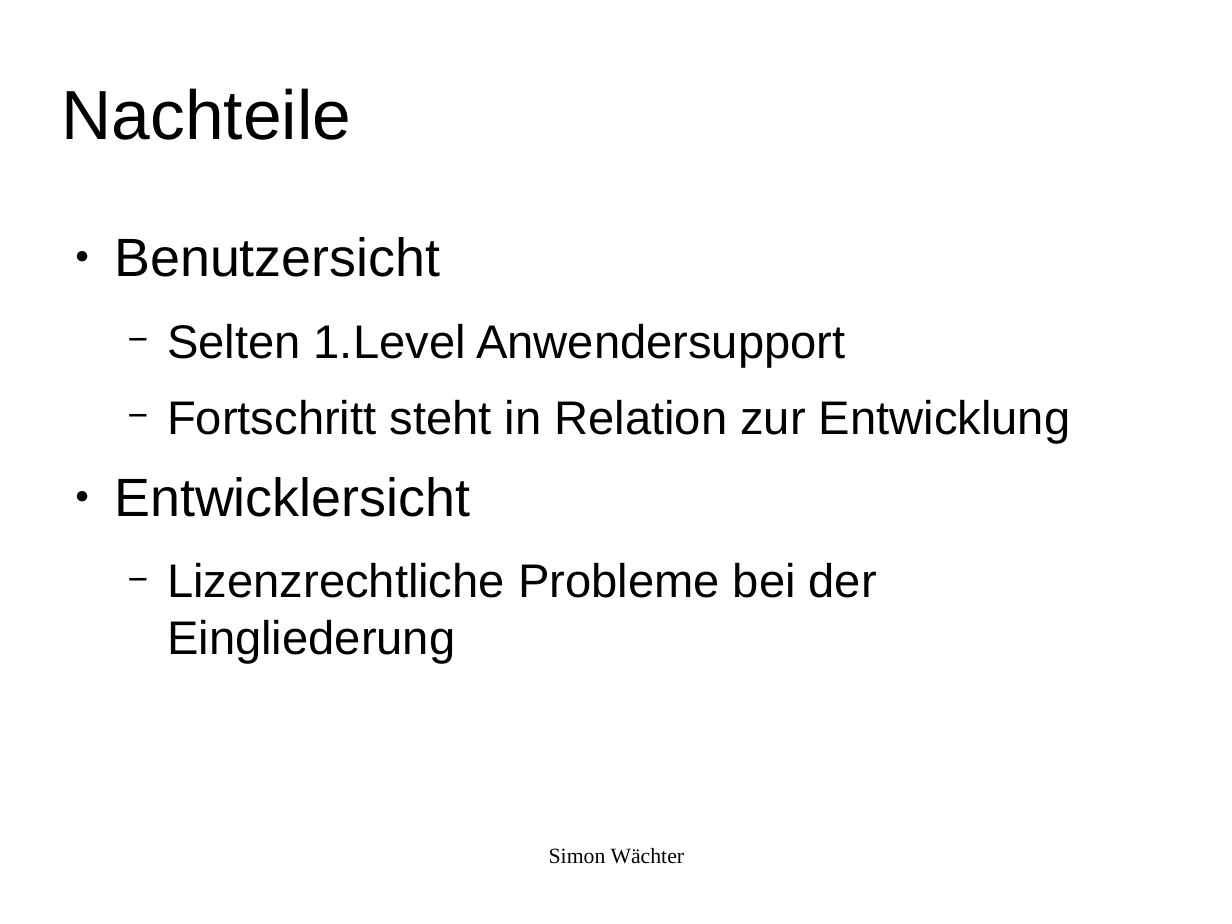
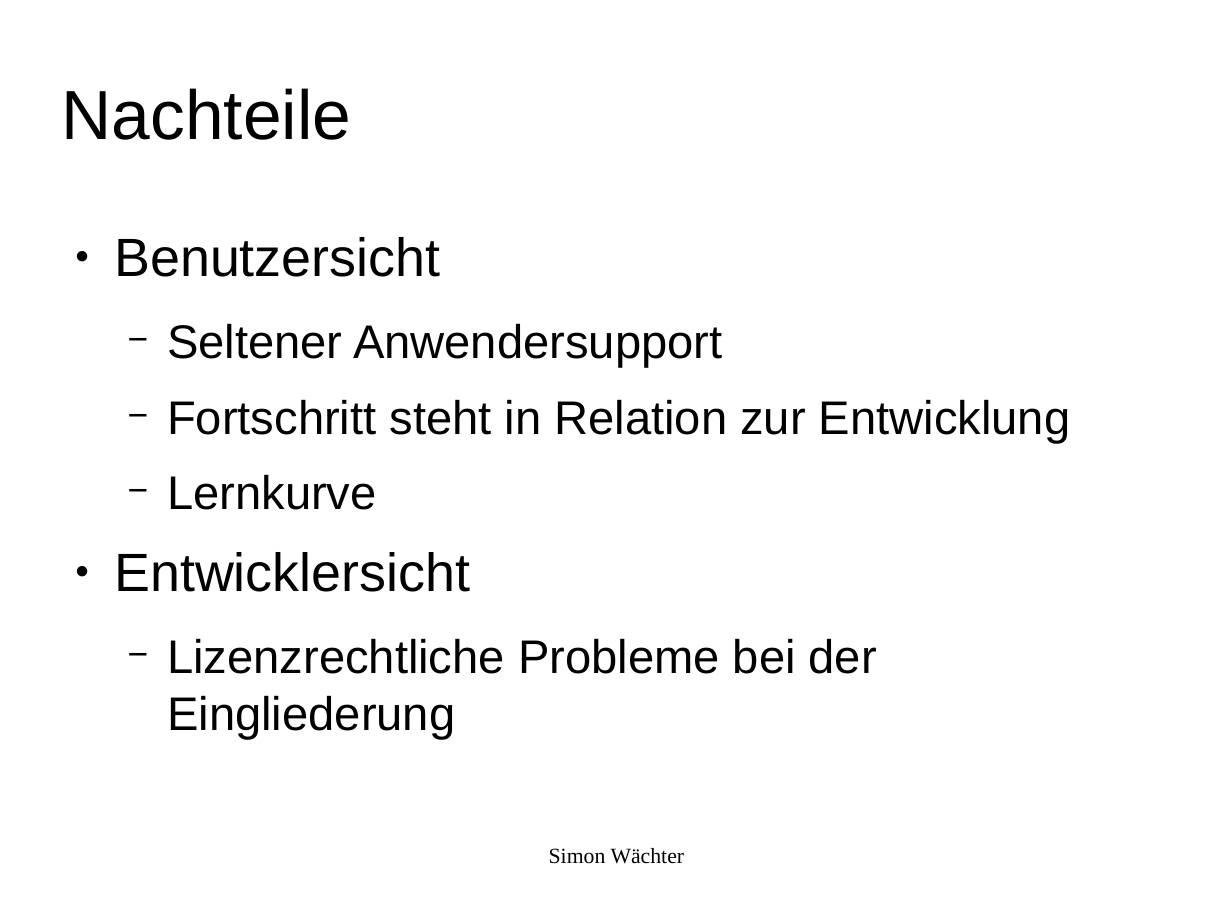
Before and after one commit to swaechter/presentations, a slide deck: slide 14 of 2014_05_10_Ubucon_2014/Freie_Software_Was_ist_das.odp (slide 13 before the commit). Drawn at 1232x924 pixels with LibreOffice and Linux fonts; fonts in the diff are those of the drawing; background and template pictures are left out. Boxes give left, top, right and bottom in pixels: in the first picture for what was removed or moved away, otherwise in the second. Text is boxed around its words. In the diff, an @@ line names an element or a change of style, - is before the commit and + after.

```diff
--- a/2014_05_10_Ubucon_2014/Freie_Software_Was_ist_das.odp
+++ b/2014_05_10_Ubucon_2014/Freie_Software_Was_ist_das.odp
@@ text at (167, 323, 722, 368): text changed @@
-  − Selten 1.Level Anwendersupport
+  − Seltener Anwendersupport
@@ text at (167, 474, 377, 510): paragraph added @@
+  − Lernkurve
```
Also in this commit, not shown: 9 other slides changed, 1 slide added.
